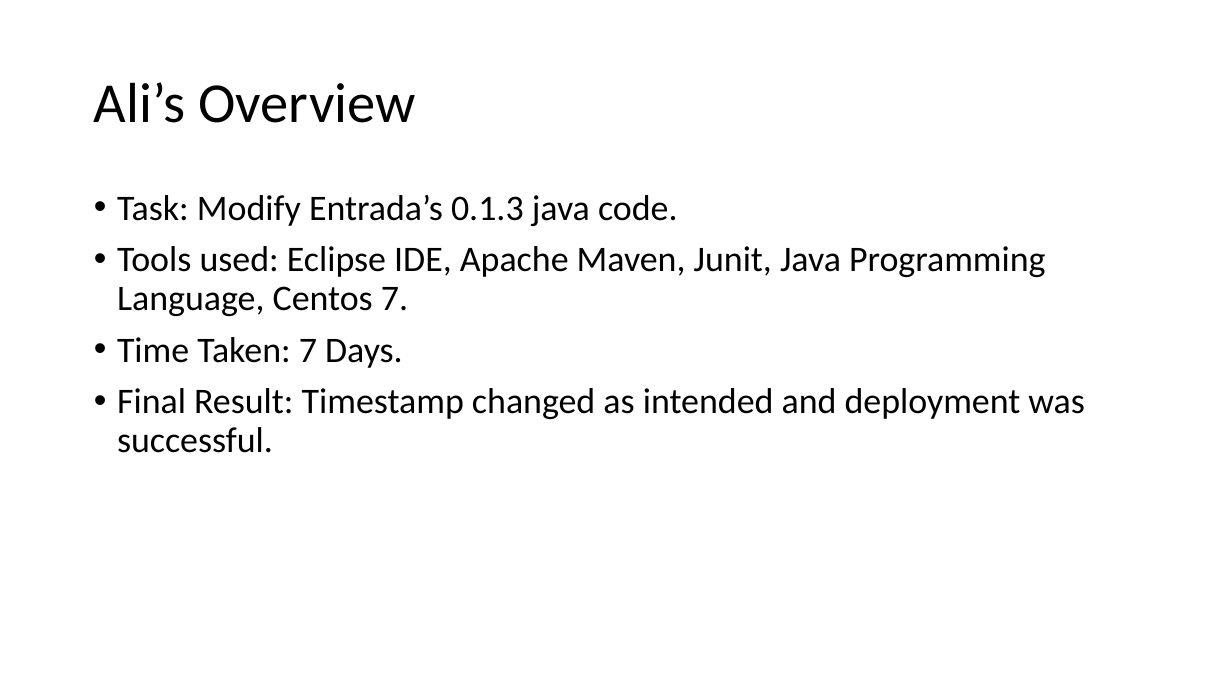
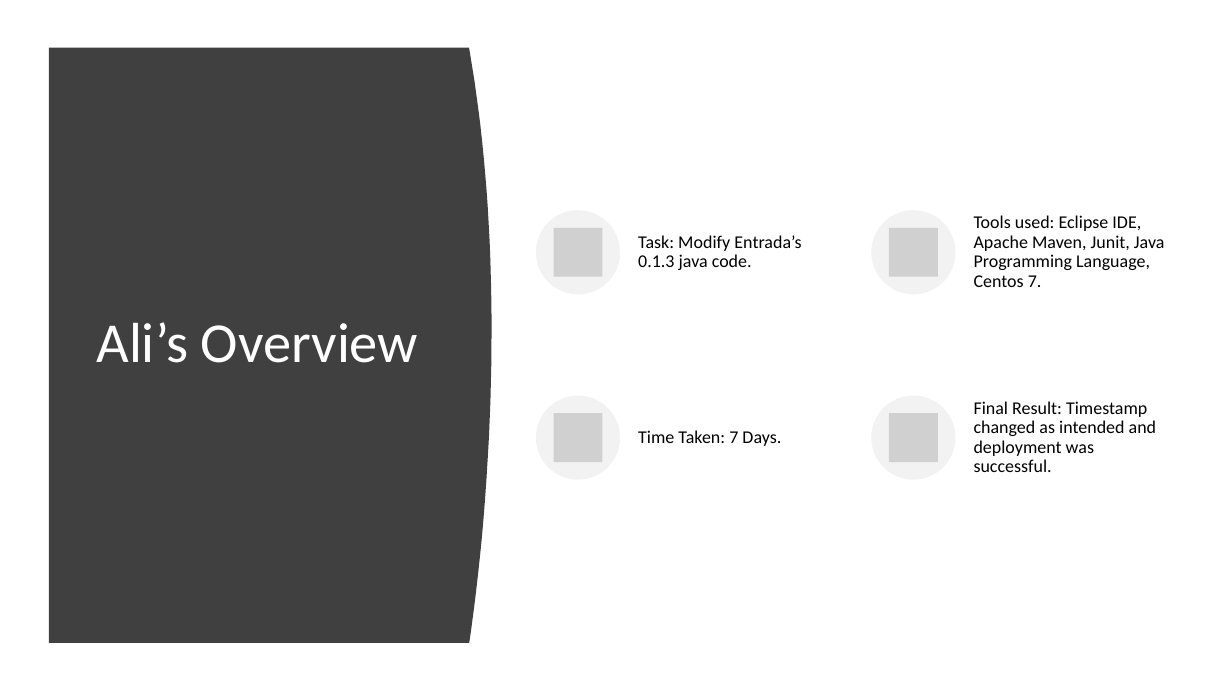
Before and after one commit to Aliii98/osoc19, a slide deck: slide 12 of OSOC-Final.pptx (slide 11 before the commit). Drawn at 1232x693 pixels with LibreOffice and Linux fonts; fonts in the diff are those of the drawing; grey boxes stand for pictures. Boxes give left, top, right and bottom in pixels: in the first picture for what was removed or moved away, otherwise in the second. Text is boxed around its words. In the diff, an @@ line names an element or a change of style, - is before the commit and + after.

```diff
--- a/OSOC-Final.pptx
+++ b/OSOC-Final.pptx
@@ freeform shape added at bbox=[49, 48, 492, 643], fill #404040 @@
@@ title "Ali’s Overview": place and size @@
-title "Ali’s Overview" at bbox=[94, 82, 415, 123]
+title "Ali’s Overview" at bbox=[96, 322, 418, 363]
@@ title "Ali’s Overview" at bbox=[96, 322, 418, 363]: text colour #000000 to #FFFFFF @@
@@ text removed at bbox=[117, 195, 1085, 453] @@
-• Task: Modify Entrada’s 0.1.3 java code.
-• Tools used: Eclipse IDE, Apache Maven, Junit, Java Programming Language, Centos 7.
-• Time Taken: 7 Days.
-• Final Result: Timestamp changed as intended and deployment was successful.
@@ group added at bbox=[536, 210, 1165, 480]: 4 ellipses, 4 pictures, 4 texts @@
+Task: Modify Entrada’s 0.1.3 java code.
+Tools used: Eclipse IDE, Apache Maven, Junit, Java Programming Language, Centos 7.
+Time Taken: 7 Days.
+Final Result: Timestamp changed as intended and deployment was successful.
```
Also in this commit, not shown: 18 other slides changed, 2 slides added.
